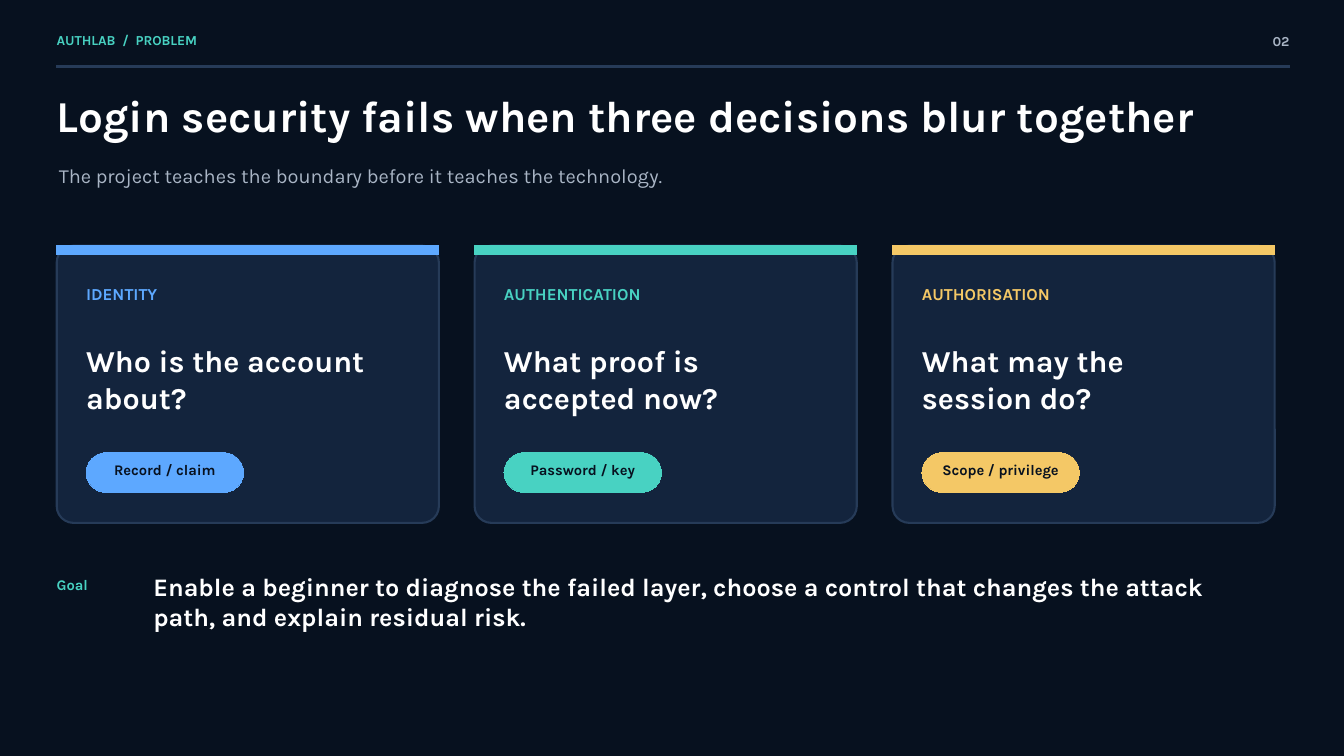
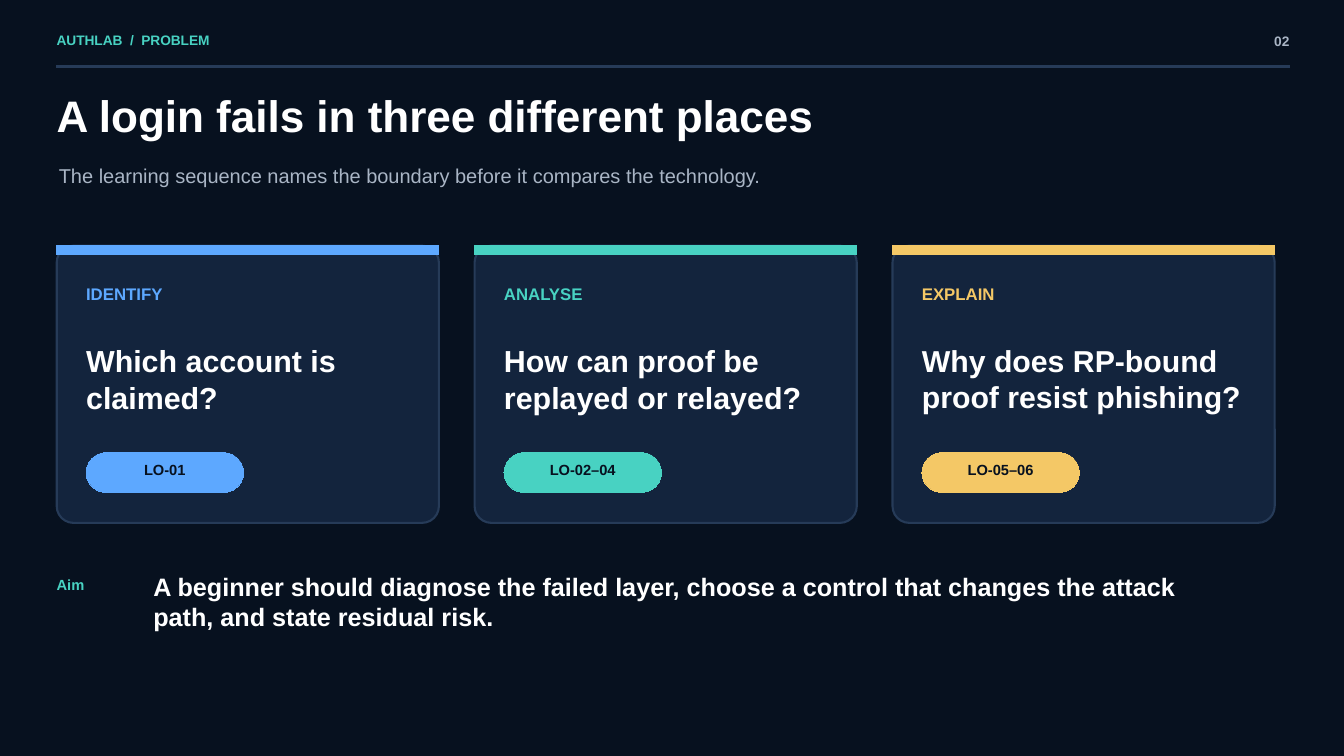
Before and after one commit to tongyu12138/comp6441project, a slide deck: slide 2 of public/downloads/AuthLab_Presentation.pptx. Drawn at 1344x756 pixels with LibreOffice and Linux fonts; fonts in the diff are those of the drawing. Boxes give left, top, right and bottom in pixels: in the first picture for what was removed or moved away, otherwise in the second. Text is boxed around its words. In the diff, an @@ line names an element or a change of style, - is before the commit and + after.

Commit message:
Rebuild AuthLab teaching project and final downloads

```diff
--- a/public/downloads/AuthLab_Presentation.pptx
+++ b/public/downloads/AuthLab_Presentation.pptx
@@ text "AUTHLAB / PROBLEM" at (57,35,209,45): font Karla to Arial @@
@@ text "02" at (1274,36,1289,46): font Karla to Arial @@
@@ text at (57,100,813,140): text changed; font Karla to Arial @@
-Login security fails when three decisions blur together
+A login fails in three different places
@@ text at (59,168,760,187): text changed; font Karla to Arial @@
-The project teaches the boundary before it teaches the technology.
+The learning sequence names the boundary before it compares the technology.
@@ text at (86,288,162,300): text changed; font Karla to Arial @@
-IDENTITY
+IDENTIFY
@@ text at (504,288,583,300): text changed; font Karla to Arial @@
-AUTHENTICATION
+ANALYSE
@@ text at (922,288,995,300): text changed; font Karla to Arial @@
-AUTHORISATION
+EXPLAIN
@@ text at (86,350,335,410): text changed; font Karla to Arial @@
-Who is the account about?
+Which account is claimed?
@@ text at (504,350,801,415): text changed; font Karla to Arial @@
-What proof is accepted now?
+How can proof be replayed or relayed?
@@ text at (922,350,1240,414): text changed; size 21.8 to 21.6 pt; font Karla to Arial @@
-What may the session do?
+Why does RP-bound proof resist phishing?
@@ text at (144,464,185,475): text changed; font Karla to Arial @@
-Record / claim
+LO-01
@@ text at (550,464,616,475): text changed; font Karla to Arial @@
-Password / key
+LO-02–04
@@ text at (968,464,1034,475): text changed; font Karla to Arial @@
-Scope / privilege
+LO-05–06
@@ text at (57,579,85,590): text changed; font Karla to Arial @@
-Goal
+Aim
@@ text at (153,577,1175,632): text changed; font Karla to Arial @@
-Enable a beginner to diagnose the failed layer, choose a control that changes the attack path, and explain residual risk.
+A beginner should diagnose the failed layer, choose a control that changes the attack path, and state residual risk.
```
Also in this commit, not shown: 7 other slides changed, 7 slides added, 32 other files.
